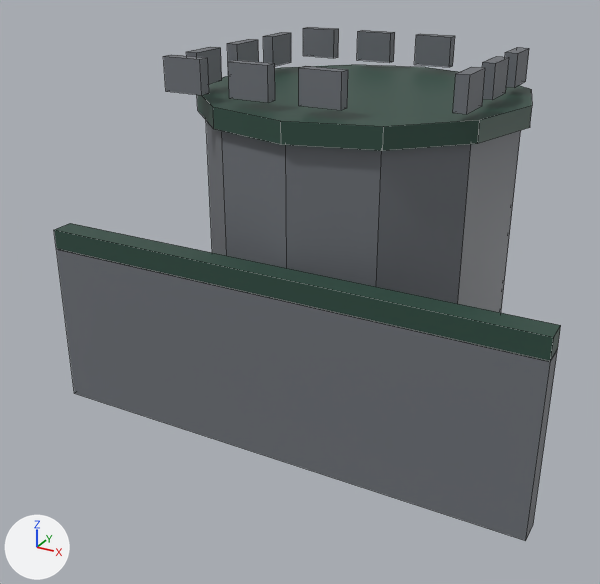
Renders of the FBX model Assets/_Project/Art/Models/Castle/Bastion.fbx from each side of a commit.
Rendered twice from a 50 mm camera at (7.9, -18.59, 10.57) aimed at (-0.77, -2.82, 2.68). Lighting does not change. The marker at lower left points along +X, +Y and +Z. The older version comes first. Mesh edges are drawn as thin lines.

Names of what the first picture shows: 'Bastion'.
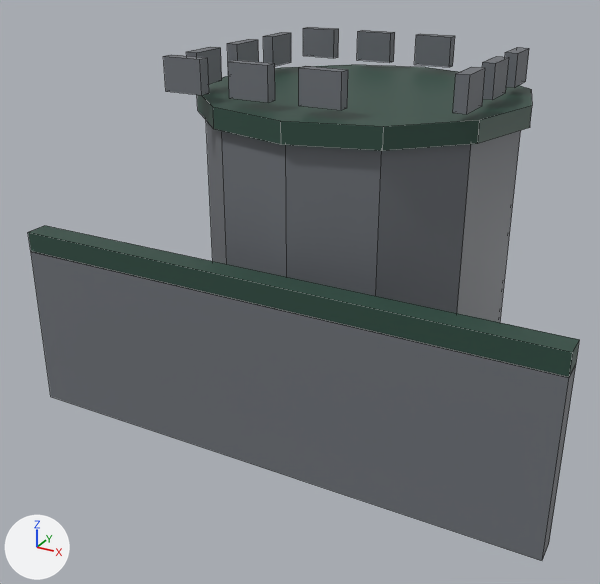
Diff of the bpy script that builds the scene:
```diff
--- a/Assets/_Project/Art/Models/Castle/Bastion.fbx.py
+++ b/Assets/_Project/Art/Models/Castle/Bastion.fbx.py
@@ me_bastionmesh @@
 # used by ob_bastion; location = (0.0, 0.0, 0.0)
-me_bastionmesh.from_pydata(...)  # 224 vertices, 160 faces; spans x -5.61..5.61, y -5.61..2.58, z -0.01..8.11
+me_bastionmesh.from_pydata(...)  # 224 vertices, 160 faces; spans x -6.01..6.01, y -6.01..2.58, z -0.01..8.11
+# me_bastionmesh part 1: the loose piece of 8 vertices spanning x -5.61..5.61, y -5.61..-5.09, z -0.01..3.82 is scaled about its middle by (1.07, 1, 1), then moved by (0.0, -0.4, 0.0)
+# me_bastionmesh part 2: the loose piece of 8 vertices spanning x -5.61..5.61, y -5.61..-5.09, z 3.8..4.27 is scaled about its middle by (1.07, 1, 1), then moved by (0.0, -0.4, 0.0)
 me_bastionmesh.materials.append(mat_bastion_iron)
```

Location of each change, (x1, y1, x2, y2) in pixels of the pictures (600 x 584 px; the box of a moved part takes in the faces that stretch with it):
'Bastion', reshaped (9% wider)
    before: (54, 27, 561, 541)
    after: (28, 27, 580, 561)
part 1 of me_bastionmesh, moved or reshaped
    before: (56, 249, 557, 541)
    after: (31, 251, 576, 561)
part 2 of me_bastionmesh, moved or reshaped
    before: (54, 223, 561, 362)
    after: (28, 226, 580, 378)
